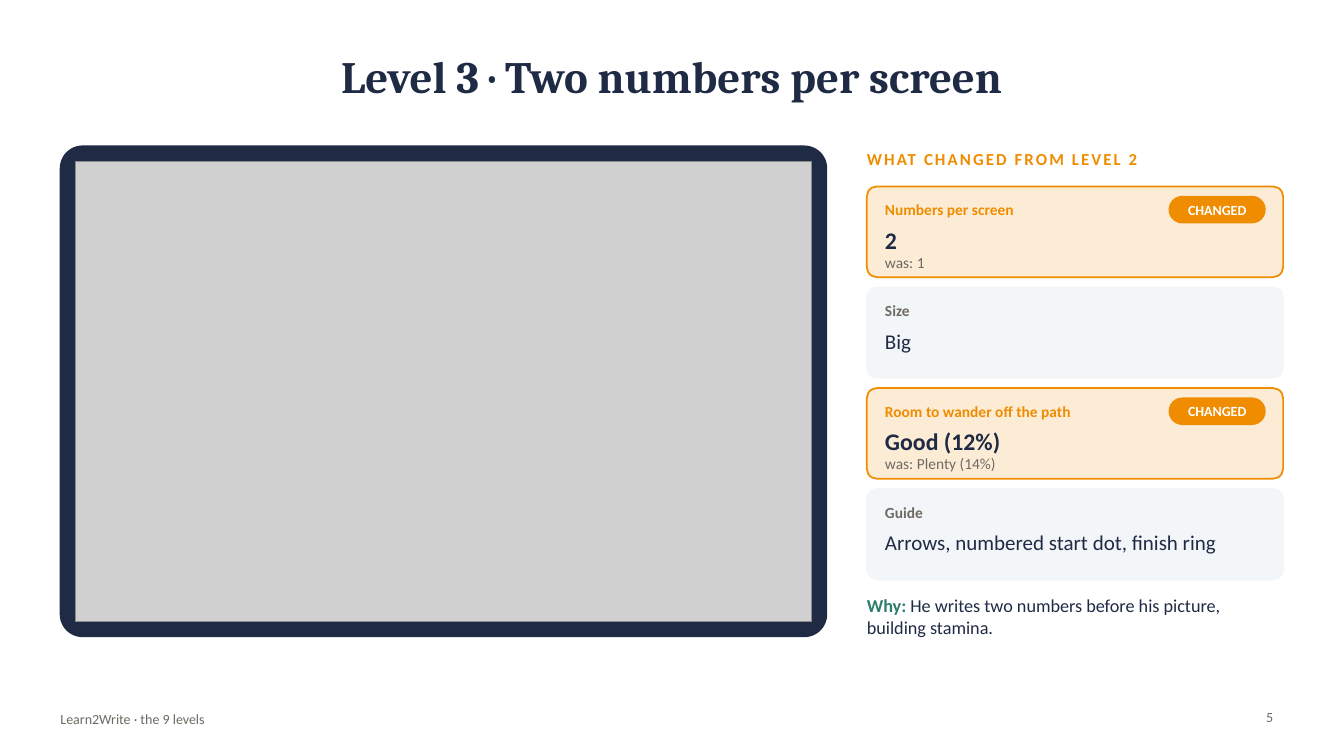
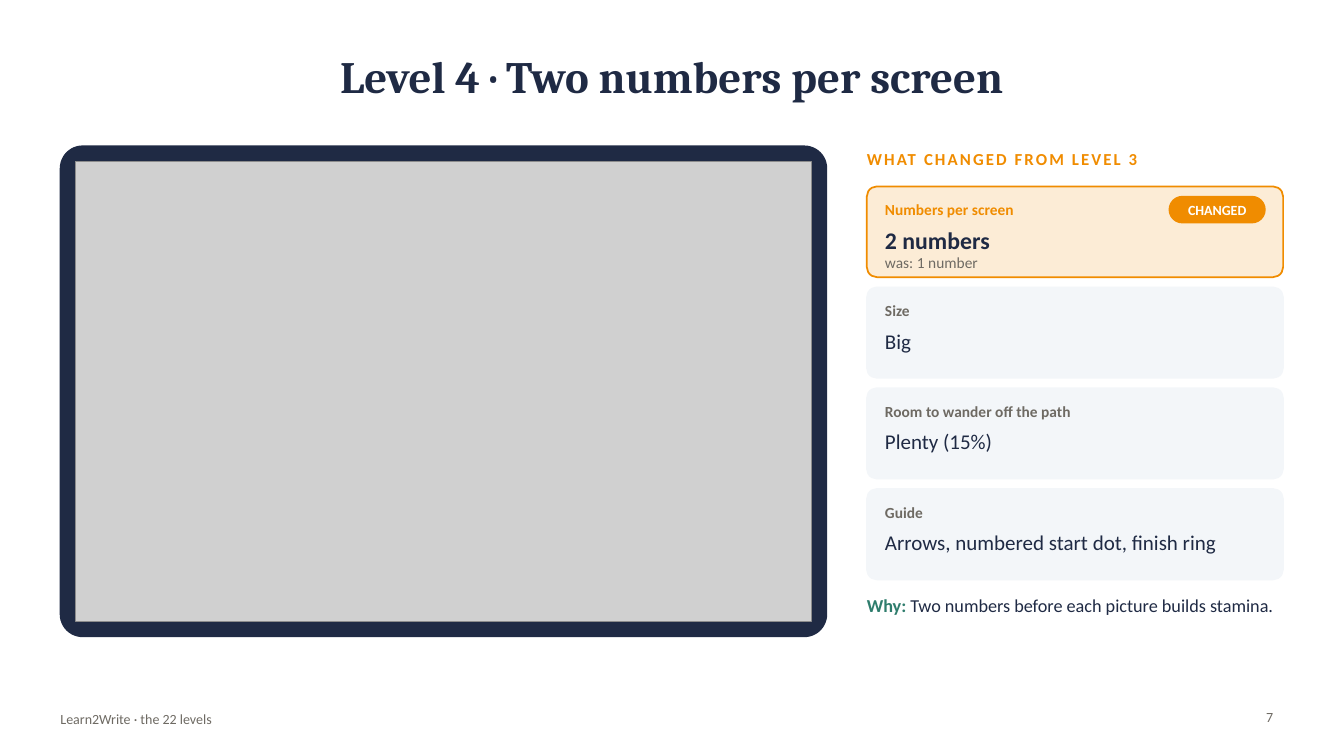
Before and after one commit to kiaanwankhede/Kiaan_Writing, a slide deck: slide 7 of docs/download/Learn2Write-levels.pptx (slide 5 before the commit). Drawn at 1344x756 pixels with LibreOffice and Linux fonts; fonts in the diff are those of the drawing; grey boxes stand for pictures. Boxes give left, top, right and bottom in pixels: in the first picture for what was removed or moved away, otherwise in the second. Text is boxed around its words. In the diff, an @@ line names an element or a change of style, - is before the commit and + after.

```diff
--- a/docs/download/Learn2Write-levels.pptx
+++ b/docs/download/Learn2Write-levels.pptx
@@ title at (340,62,1003,103): text changed @@
-Level 3 · Two numbers per screen
+Level 4 · Two numbers per screen
@@ text at (1129,154,1137,165): text changed @@
-WHAT CHANGED FROM LEVEL 2
+WHAT CHANGED FROM LEVEL 3
@@ text at (885,232,989,249): text changed @@
-2
+2 numbers
@@ text at (885,257,978,268): text changed @@
-was: 1
+was: 1 number
@@ rounded rectangle at (867,388,1284,479): fill #F08C00 at 16% opacity to #F3F6F9; outline #F08C00 1.25 pt to #F3F6F9 1 pt @@
@@ text "Room to wander off the ..." at (885,406,1070,420): text colour #F08C00 to #6E6A63 @@
@@ rounded rectangle removed at (1170,398,1265,424) @@
@@ text removed at (1188,406,1246,416) @@
-CHANGED
@@ text at (885,434,992,453): text changed; size 11 to 15 pt; text colour #6E6A63 to #1F2A44 @@
-was: Plenty (14%)
+Plenty (15%)
@@ text removed at (885,432,1000,454) @@
-Good (12%)
@@ text at (867,599,1273,615): text changed @@
-Why: He writes two numbers before his picture, building stamina.
+Why: Two numbers before each picture builds stamina.
@@ text at (60,714,212,724): text changed @@
-Learn2Write · the 9 levels
+Learn2Write · the 22 levels
@@ page number at (1266,713,1273,722): text changed @@
-5
+7
```
Also in this commit, not shown: 10 other slides changed, 18 slides added, 1 slide removed, 32 other files.
